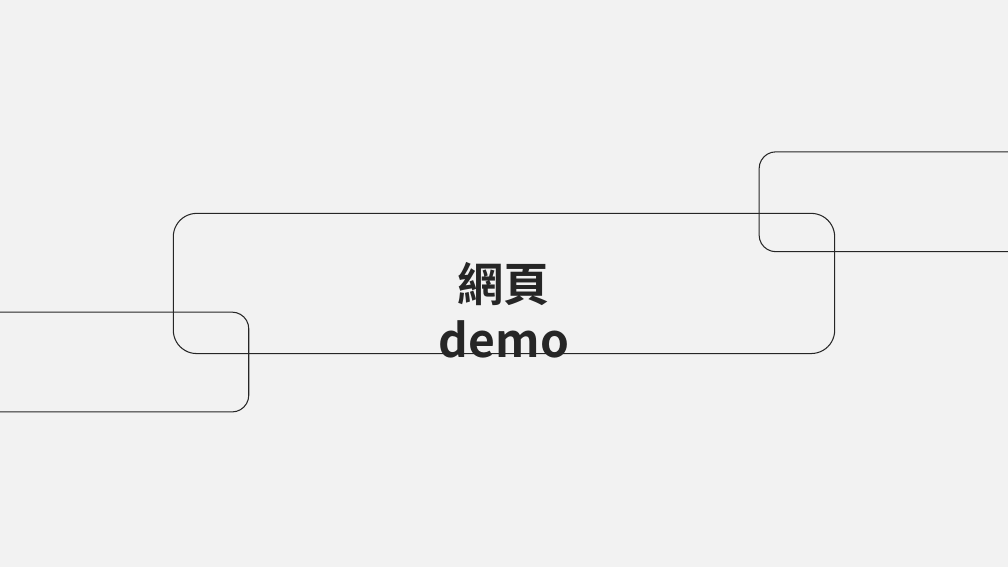
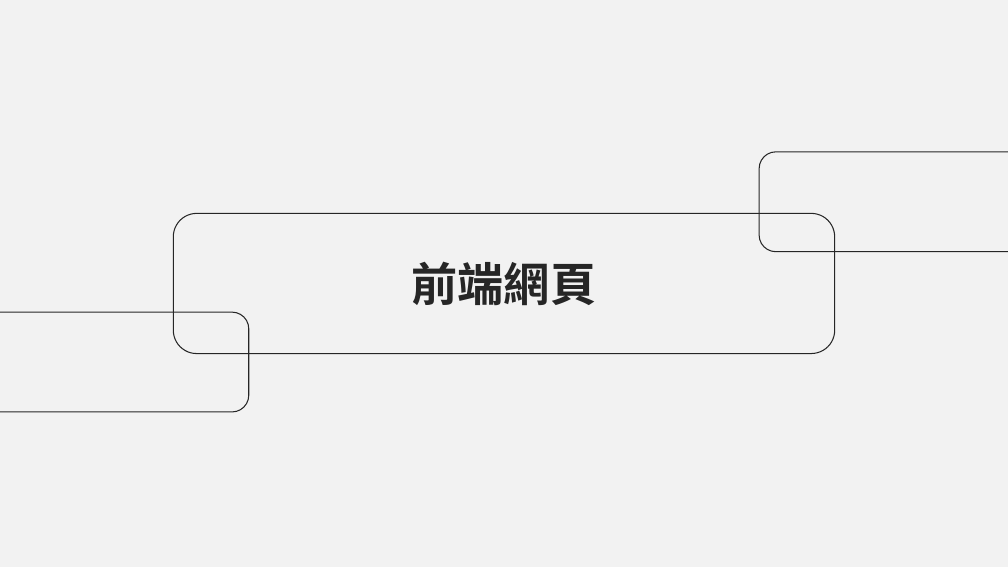
Before and after one commit to AvisTsai/project_pets, a slide deck: slide 5 of 專題文件/四技第110403組-Dearfurkid_簡報.pptx. Drawn at 1008x567 pixels with LibreOffice and Linux fonts; fonts in the diff are those of the drawing. Boxes give left, top, right and bottom in pixels: in the first picture for what was removed or moved away, otherwise in the second. Text is boxed around its words. In the diff, an @@ line names an element or a change of style, - is before the commit and + after.

```diff
--- a/專題文件/四技第110403組-Dearfurkid_簡報.pptx
+++ b/專題文件/四技第110403組-Dearfurkid_簡報.pptx
@@ text at <box>411,261,596,306</box>: text changed @@
-網頁demo
+前端網頁
```
Also in this commit, not shown: 2 other slides changed, 1 slide added.
